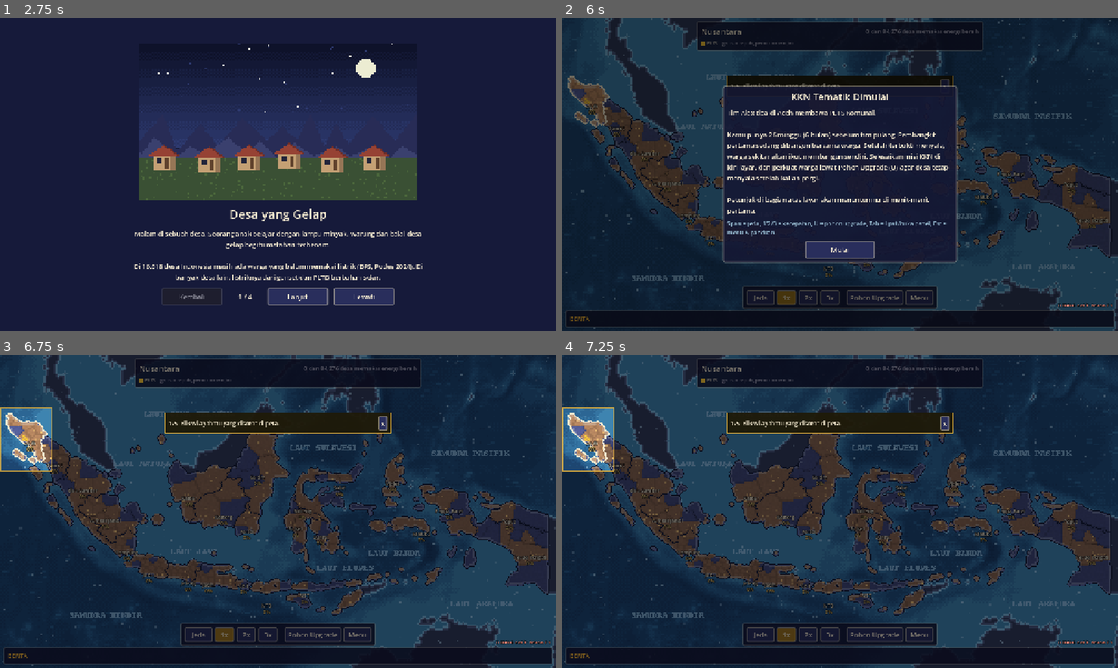
Above: before the commit, frames 1-4 (two rows, left to right).
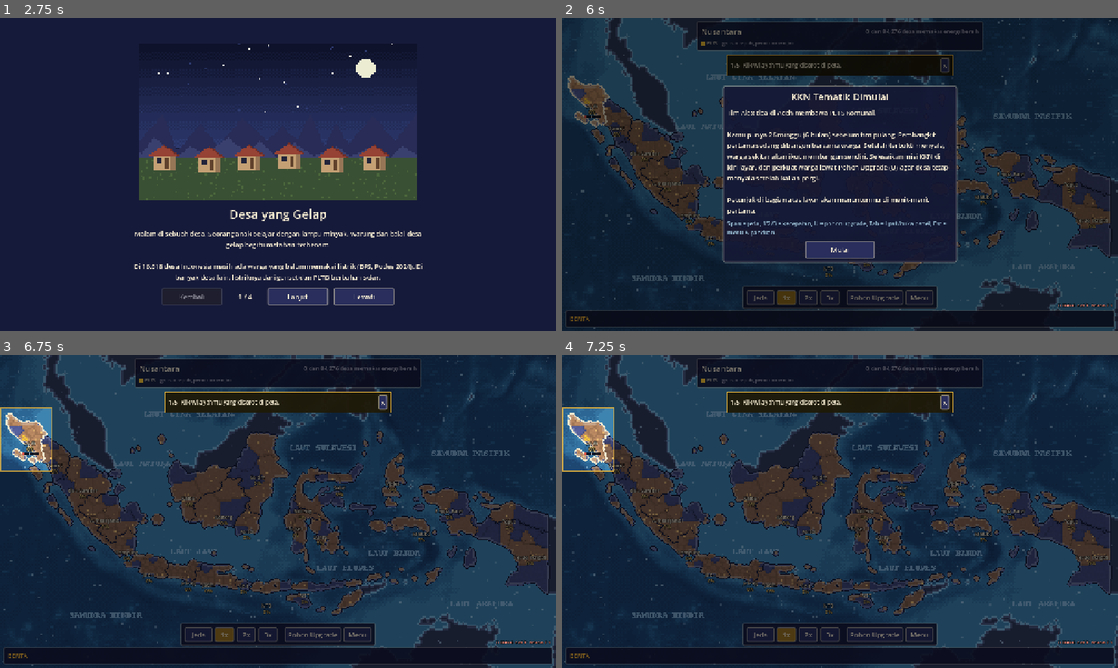
Above: after the commit, the same moments.

Repository: RizqieSufiawan/percikan-lentera
Game: Godot game, scene res://scenes/title.tscn
Two runs of this game, one before a commit and one after it. Both use one fixed random seed, a clock stepped at 60 frames per second and the inputs below. Sound files missing from this copy of the repository are replaced by a short silence.
Inputs (mouse positions are in pixels of both pictures, inside the frame that each line leads up to):
- Up to frame 1 (2.75 s): click "Permainan Baru" at 0.5 s; click "Lanjut" at 1.25 s; click "Kembali" at 2 s
- Up to frame 2 (6 s): click "Lewati" at 2.75 s; click (1056, 268) at 3.52 s; type "Alex" at 3.6 s; click "Pilih kloter (daftar atau kli…" at 4.25 s; click "PLTS Komunal" at 5 s; click "Mulai KKN" at 5.75 s
- Up to frame 3 (6.75 s): click "Mulai" at 6.5 s
- Up to frame 4 (7.25 s): no input

Frame 1 is identical in both runs. In frame 2, 4.1% of the frame differs, in the area x 4-71%, y 11-32%; in frame 3, 5.4%; in frame 4, 5.4%.

Commit message:
Bit Update on kesejahteraan

Diff:
--- /dev/null
+++ b/scripts/ui/community_meter.gd
@@ -0,0 +1,32 @@
+class_name CommunityMeter
+extends Control
+## Bar Komunitas mini di bawah label wilayah. Merah di bawah 20 (warga belum membangun sendiri),
+## kuning 20-45, hijau 45+ (desa bisa Mandiri). Dua garis putih = ambang 20 dan 45.
+
+var value := 0.0
+
+
+func _ready() -> void:
+	mouse_filter = Control.MOUSE_FILTER_IGNORE
+
+
+func set_value(v: float) -> void:
+	if not is_equal_approx(v, value):
+		value = v
+		queue_redraw()
+
+
+func _draw() -> void:
+	var cfg := Game.db.config
+	var w := size.x
+	var h := size.y
+	draw_rect(Rect2(-1, -1, w + 2, h + 2), Color(0.04, 0.05, 0.1, 0.9))
+	var col := Color(0.86, 0.33, 0.28)
+	if value >= cfg.independence_threshold:
+		col = Palette.INDEPENDENT
+	elif value >= cfg.auto_build_min_community:
+		col = Palette.LIT
+	draw_rect(Rect2(0, 0, w * clampf(value / 100.0, 0.0, 1.0), h), col)
+	for t in [cfg.auto_build_min_community, cfg.independence_threshold]:
+		var x := roundf(w * t / 100.0)
+		draw_line(Vector2(x, -1), Vector2(x, h + 1), Color(1, 1, 1, 0.85), 1.0)
--- a/scripts/ui/game_screen.gd
+++ b/scripts/ui/game_screen.gd
@@ -54,6 +54,7 @@
 	map.set_selected(sim.start_province)
 	sim.auto_build_focus = sim.start_province
 	_build_reveal()
+	_welfare_row()
 	_refresh()
 	if Game.just_loaded:
 		Game.just_loaded = false
@@ -162,22 +163,37 @@
 	var per_month := 4.33 / maxf(1.0, float(sim.weeks_of(1)))
 	var b := sim.income_breakdown()
 	var p_total: float = (b["p_kkn"] + b["p_desa"] + b["p_komunitas"]) * per_month
-	for row: Control in [$StatsPanel/VBox/PointsRow, $StatsPanel/VBox/MoneyRow, $StatsPanel/VBox/WelfareRow,
-			$StatsPanel/VBox/CommunityRow, $TopPanel/VBox/ResRow, access_bar]:
+	for row: Control in [$StatsPanel/VBox/PointsRow, $StatsPanel/VBox/MoneyRow, _welfare_row(),
+			$TopPanel/VBox/ResRow, access_bar]:
 		row.mouse_filter = Control.MOUSE_FILTER_PASS
 	var m_total: float = (b["m_dasar"] + b["m_mandiri"]) * per_month
 	# Pemasukan per bulan langsung terlihat di HUD; kursor "?" menandakan ada penjelasan.
 	%PointsLabel.text = "Poin Dukungan: %d  (+%s/bln)" % [int(sim.points), ("%.1f" % p_total).replace(".", ",")]
 	$StatsPanel/VBox/MoneyRow/Label.text = "Ekonomi +%s/bln" % ("%.1f" % m_total).replace(".", ",")
-	for row: Control in [$StatsPanel/VBox/PointsRow, $StatsPanel/VBox/MoneyRow, $StatsPanel/VBox/WelfareRow, $StatsPanel/VBox/CommunityRow]:
+	for row: Control in [$StatsPanel/VBox/PointsRow, $StatsPanel/VBox/MoneyRow, _welfare_row()]:
 		row.mouse_default_cursor_shape = Control.CURSOR_HELP
 	$StatsPanel/VBox/PointsRow.tooltip_text = "Poin +%.1f/bln dari %s.\nUntuk upgrade & warga membangun." % [p_total, "tim KKN" if sim.kkn_active else "desa bersih & Komunitas"]
 	$StatsPanel/VBox/MoneyRow.tooltip_text = "Ekonomi +%.1f/bln. Untuk upgrade mahal.\nNol terlalu lama = kalah." % m_total
-	$StatsPanel/VBox/WelfareRow.tooltip_text = "Naik saat desa dapat listrik.\nHabis = kalah."
-	$StatsPanel/VBox/CommunityRow.tooltip_text = "%d: warga membangun sendiri.\n%d: desa jadi Mandiri." % [int(cfg.auto_build_min_community), int(cfg.independence_threshold)]
+	_welfare_row().tooltip_text = "Kesejahteraan warga. Naik saat desa dapat listrik.\nHabis = kalah."
 	$TopPanel/VBox/ResRow.tooltip_text = "Biru: Ragu Warga %d.  Merah: Kepentingan Lama %d.\n100%% = kalah." % [int(sim.blue), int(sim.red)]
 	resistance_bar.tooltip_text = $TopPanel/VBox/ResRow.tooltip_text
 	access_bar.tooltip_text = "Hijau Mandiri, kuning Rapuh, coklat Fosil, nila Gelap.\nMenang: semua desa bersih sebelum %d." % cfg.deadline_year
+
+
+## Kesejahteraan dipindah ke panel atas, di bawah Resistensi: dua-duanya syarat kalah.
+func _welfare_row() -> HBoxContainer:
+	var row: HBoxContainer = get_node_or_null("TopPanel/VBox/WelfareRow")
+	if row == null:
+		row = $StatsPanel/VBox/WelfareRow
+		row.reparent($TopPanel/VBox, false)
+		$TopPanel/VBox.move_child(row, $TopPanel/VBox/ResRow.get_index() + 1)
+		var label: Label = row.get_node("Label")
+		label.text = "Kesejahteraan"
+		label.custom_minimum_size.x = 0
+		row.get_node("Icon").custom_minimum_size = Vector2(16, 16)
+		var bar: ProgressBar = row.get_node("WelfareBar")
+		bar.size_flags_horizontal = Control.SIZE_EXPAND_FILL
+	return row
 
 
 func _stage_name(stage: int) -> String:
@@ -563,7 +579,7 @@
 		Audio.sfx(&"point")
 		toast("Desa pertama menyala! Warga sekitar mulai ikut membangun sendiri.")
 	if _reveal_ready and post and not _reveal_post_kkn:
-		toast("Panel baru: Kesejahteraan (kiri) dan Resistensi (atas) = Ragu Warga + Kepentingan Lama. 100% = kalah.", Palette.INDEPENDENT)
+		toast("Panel baru di atas: Resistensi (100% = kalah) dan Kesejahteraan (habis = kalah).", Palette.INDEPENDENT)
 	_reveal_ready = true
 	_reveal_lit = lit
 	_reveal_post_kkn = post
@@ -583,9 +599,9 @@
 	for n: Control in [%IndepLabel, %LitLabel, %FossilLabel, %DarkLabel, access_bar]:
 		n.visible = lit
 	_simple_label.visible = not lit
-	var stats_open: bool = not $StatsPanel.get_meta("collapsed", false)
-	$StatsPanel/VBox/CommunityRow.visible = lit and stats_open
-	$StatsPanel/VBox/WelfareRow.visible = post and stats_open
+	# Komunitas tampil per wilayah di peta (bar kecil di bawah label), bukan di panel kiri.
+	$StatsPanel/VBox/CommunityRow.visible = false
+	_welfare_row().visible = post
 	feed.visible = lit
 	if _auto_btn:
 		_auto_btn.visible = lit
@@ -807,7 +823,8 @@
 			var below: Node = get_node_or_null("UpgradeDim")
 			_place_before(_hint_stack, below if below else modal)
 			_place_before(_spotlight, _hint_stack)
-	_hint_stack.offset_top = 4.0 if up_open else 132.0
+	# Tepat di bawah panel atas (yang tingginya berubah saat baris baru muncul).
+	_hint_stack.offset_top = 4.0 if up_open else $TopPanel.offset_bottom + 8.0
 	# Notifikasi kecil disembunyikan selama Pohon Upgrade terbuka supaya tidak menutupi judulnya.
 	if _toast_box:
 		_toast_box.visible = not up_open
--- a/scripts/ui/map_view.gd
+++ b/scripts/ui/map_view.gd
@@ -408,7 +408,11 @@
 	if event is InputEventMouseMotion:
 		var id := province_at(event.position)
 		if id != hovered:
+			if nodes.has(hovered):
+				nodes[hovered].set_hovered(false)
 			hovered = id
+			if nodes.has(id):
+				nodes[id].set_hovered(true)
 			mouse_default_cursor_shape = Control.CURSOR_POINTING_HAND if id != &"" else Control.CURSOR_ARROW
 			_update_region_styles()
 	elif event is InputEventMouseButton and event.pressed and event.button_index == MOUSE_BUTTON_LEFT:
@@ -435,9 +439,13 @@
 		return ""
 	var s: Simulation.ProvinceState = Game.sim.provinces[id]
 	var members := s.data.members_text()
-	var text := "%s%s\n%s desa: %s mandiri, %s rapuh, %s fosil, %s gelap\nKomunitas %d" % [s.data.display_name,
+	var cfg := Game.db.config
+	var stage := "macet, warga belum membangun sendiri" if s.community < cfg.auto_build_min_community \
+		else ("warga membangun sendiri" if s.community < cfg.independence_threshold else "desa bisa Mandiri")
+	var text := "%s%s\n%s desa: %s mandiri, %s rapuh, %s fosil, %s gelap\n\nBar di bawah nama = Komunitas %d%% (%s).\nGaris putih: %d = warga membangun sendiri, %d = desa jadi Mandiri." % [s.data.display_name,
 		("\nProvinsi: " + members) if members != "" else "", Simulation.ribu(s.total_desa()), Simulation.ribu(s.independent_desa),
-		Simulation.ribu(s.lit_desa), Simulation.ribu(s.fossil_desa), Simulation.ribu(s.dark_desa), int(s.community)]
+		Simulation.ribu(s.lit_desa), Simulation.ribu(s.fossil_desa), Simulation.ribu(s.dark_desa), int(s.community), stage,
+		int(cfg.auto_build_min_community), int(cfg.independence_threshold)]
 	var cell := cell_at(at_position)
 	if not cell.is_empty() and cell[0] == id:
 		var v: Simulation.VillageState = s.villages[cell[1]]
--- a/scripts/ui/province_node.gd
+++ b/scripts/ui/province_node.gd
@@ -14,10 +14,18 @@
 @onready var name_label: Label = $NameLabel
 @onready var count_label: Label = $CountLabel
 @onready var internet_mark: Label = $InternetMark
+var _community_bar: CommunityMeter
+var _selected := false
+var _hovered := false
 
 
 func _ready() -> void:
 	button.pressed.connect(func(): pressed.emit(province_id))
+	# Bar Komunitas kecil di bawah persen: tanda di 20 (warga membangun) dan 45 (Mandiri).
+	_community_bar = CommunityMeter.new()
+	_community_bar.position = Vector2(size.x / 2.0 - 18, 61)
+	_community_bar.size = Vector2(36, 5)
+	add_child(_community_bar)
 	pivot_offset = Vector2(size.x / 2.0, 16)
 
 
@@ -45,6 +53,9 @@
 	# Persen desa nyata yang sudah memakai energi bersih.
 	count_label.text = "%d%%" % roundi(100.0 * state.on_desa() / maxf(1.0, state.total_desa()))
 	internet_mark.visible = state.internet
+	# Supaya peta tidak penuh: bar Komunitas hanya tampil saat wilayah dipilih atau disorot mouse.
+	_community_bar.set_value(state.community)
+	_update_bar()
 	button.modulate = Color.WHITE if reachable or state.on() > 0 else Color(0.75, 0.75, 0.8)
 	if _last_on >= 0 and (state.on() != _last_on or state.independent != _last_independent):
 		pulse()
@@ -54,6 +65,18 @@
 
 func set_selected(value: bool) -> void:
 	selected_ring.visible = value and not _uses_region
+	_selected = value
+	_update_bar()
+
+
+func set_hovered(value: bool) -> void:
+	_hovered = value
+	_update_bar()
+
+
+func _update_bar() -> void:
+	if _community_bar:
+		_community_bar.visible = _selected or _hovered
 
 
 func pulse() -> void:
Not shown, added: scripts/ui/community_meter.gd.uid
